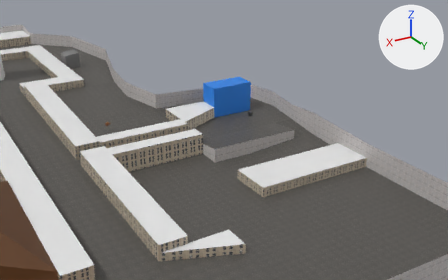
The Blender file Assets/World/Map.blend as it was, and as the next commit left it.
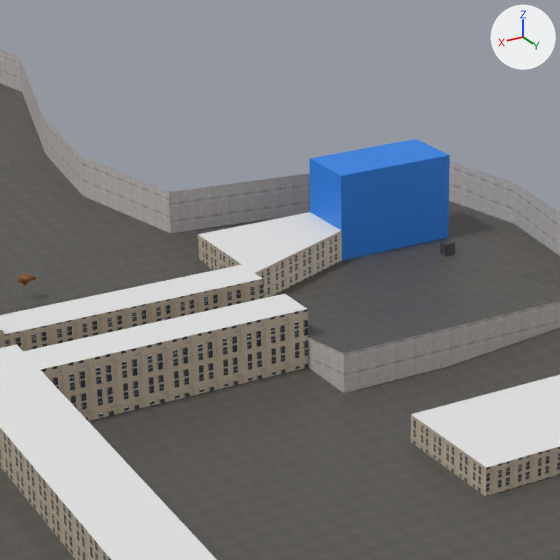
Each version appears first from a 50 mm camera at (54.9, 336.6, 100.4) aimed at (-81.8, 108.8, -13.5), and next in a close-up on the part from 22% to 64% of the width and 11% to 78% of the height. The axes (+X, +Y, +Z) are drawn at upper right. The lights are the same throughout.

Script lines for the objects in view, before the commit:
```python
ob_petshop_col = bpy.data.objects.new('Petshop-col', me_plane_004)
ob_petshop_col.location = (-80.0, 118.0, -4.0)
ob_petstorealley_col = bpy.data.objects.new('PetstoreAlley-col', me_plane_003)
ob_petstorealley_col.location = (-40.0, 118.0, -4.0)
ob_pizzatowerstreet_col = bpy.data.objects.new('PizzaTowerStreet-col', me_plane_001)
ob_pizzatowerstreet_col.location = (0.0, 115.0, 0.0)
# also in view: 'TVArea-col' at (-60.0, 34.0, 6.5); 'Theater-col' at (-65.0, 185.0, 3.0)
```
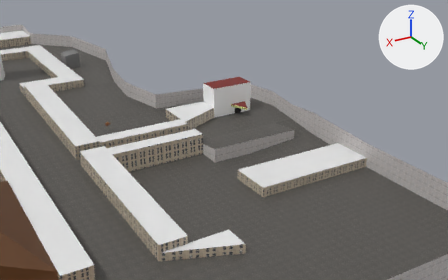
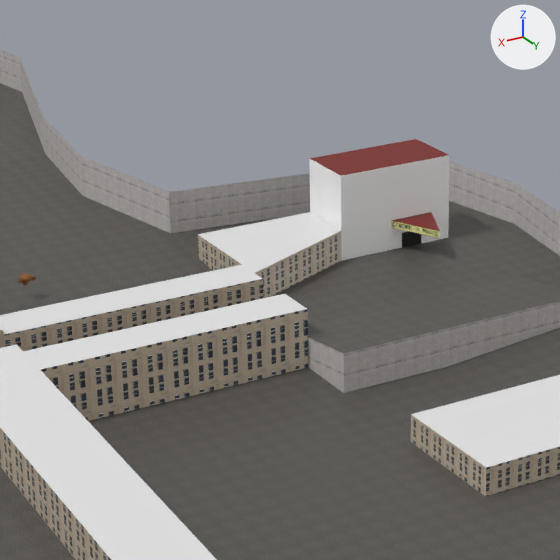
Commit message: Added marquee to model

Pixel boxes (x1, y1, x2, y2) of what changed, in the close-ups (560 x 560 px):
part 1 of me_plane_004, cut back
    both: (361, 206, 502, 271)
part 2 of me_plane_004, recoloured (blue to brown)
    both: (309, 139, 448, 176)
part 3 of me_plane_004, recoloured (blue to grey)
    both: (309, 155, 450, 260)

Patch to the scene script:
```diff
--- a/Assets/World/Map.blend.py
+++ b/Assets/World/Map.blend.py
@@ img_marquee_png @@
+img_marquee_png = load_image('marquee.png', 'world asets/marquee.png', 128, 16, 'sRGB')
@@ mat_theaterroof @@
+mat_theaterroof = principled_material('TheaterRoof')
+mat_theaterroof.base_color = (0.203, 0.016, 0.0106)  # dark red #7c221a
@@ mat_theaterwalls @@
+mat_theaterwalls = bpy.data.materials.new('TheaterWalls')
+mat_theaterwalls.use_nodes = True; mat_theaterwalls.node_tree.nodes.clear()
+_N = mat_theaterwalls.node_tree.nodes; _L = mat_theaterwalls.node_tree.links
+n0 = _N.new('ShaderNodeBsdfPrincipled'); n0.name = 'Principled BSDF'
+n1 = _N.new('ShaderNodeOutputMaterial'); n1.name = 'Material Output'
+n2 = _N.new('ShaderNodeVertexColor'); n2.name = 'Color Attribute'
+_L.new(n0.outputs[0], n1.inputs[0])  # 'BSDF' to 'Surface'
+_L.new(n2.outputs[0], n0.inputs[0])  # 'Color' to 'Base Color'
@@ mat_marquee @@
+mat_marquee = principled_material('Marquee')
+mat_marquee.texture = img_marquee_png
@@ me_plane_004 @@
 # used by ob_petshop_col; location = (-80.0, 118.0, -4.0)
-me_plane_004.from_pydata(...)  # 687 vertices, 1296 faces; spans x -33.0..20.0, y -35.0..20.0, z -4.0..17.0
-me_plane_004.materials.append(mat_cage)  # picture img_bars_png
+me_plane_004.from_pydata(...)  # 583 vertices, 1092 faces; spans x -33.0..20.0, y -35.0..20.0, z -4.0..17.0
+# me_plane_004 part 1
+# 113 vertices are removed from x -20.0..-8.3, y -25.0..-1.6, z 0.0..5.0
+# 267 faces are deleted
+# 5 vertices move from x -16.7..-10.0, y -15.0, z 0.0..5.0 to x -16.7..-11.1, y -15.0, z 0.0..5.0
+# 9 vertices are added at x -16.7..-9.2, y -15.0..-6.9, z 0.0..5.0
+# 22 new faces join them, mat_theaterwalls
+# 33 new faces join them, mat_asphalt (picture img_asphalt_png)
+# 4 new faces join them, mat_theaterroof (dark red #7c221a)
+# 4 new faces join them, mat_marquee (picture img_marquee_png)
+# me_plane_004 part 2: 32 faces spanning x -20.0..0.0, y -25.0..-15.0, z 14.0 switch from mat_petstore (blue #2783e7) to mat_theaterroof (dark red #7c221a)
+# me_plane_004 part 3: 231 faces spanning x -20.0..0.0, y -25.0..-15.0, z 0.0..14.0 switch from mat_petstore (blue #2783e7) to mat_theaterwalls
 me_plane_004.materials.append(mat_building1)
@@ me_plane_004 @@
 me_plane_004.materials.append(mat_void)
+me_plane_004.materials.append(mat_marquee)  # picture img_marquee_png
```
